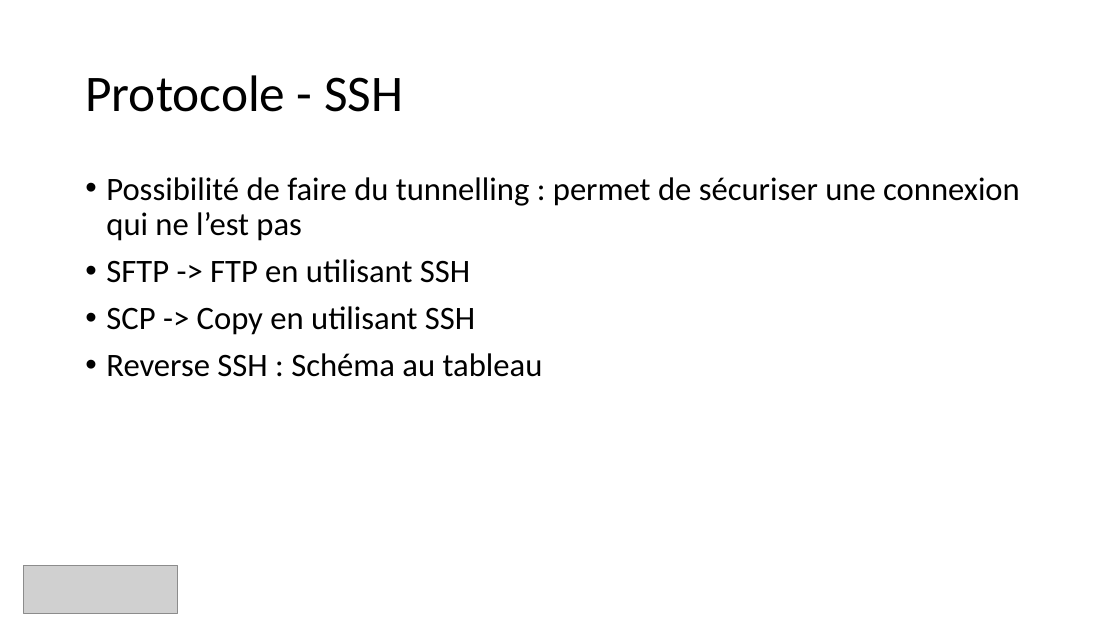
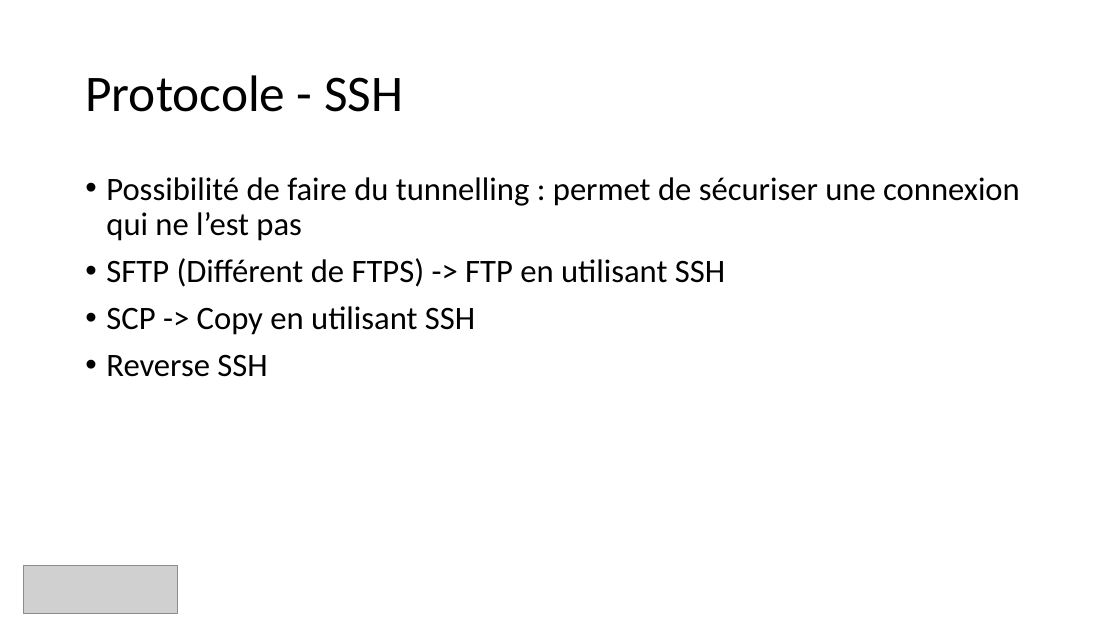
Before and after one commit to guillaume-rico/reseaux_informatiques, a slide deck: slide 24 of 01_CM/CM3 Réseaux Informatiques.pptx (slide 17 before the commit). Drawn at 1120x630 pixels with LibreOffice and Linux fonts; fonts in the diff are those of the drawing; grey boxes stand for pictures. Boxes give left, top, right and bottom in pixels: in the first picture for what was removed or moved away, otherwise in the second. Text is boxed around its words. In the diff, an @@ line names an element or a change of style, - is before the commit and + after.

```diff
--- a/01_CM/CM3 Réseaux Informatiques.pptx
+++ b/01_CM/CM3 Réseaux Informatiques.pptx
@@ text at (x1=106, y1=258, x2=725, y2=287): text changed @@
-• SFTP -> FTP en utilisant SSH
+• SFTP (Différent de FTPS) -> FTP en utilisant SSH
@@ text at (x1=106, y1=354, x2=267, y2=377): text changed @@
-• Reverse SSH : Schéma au tableau
+• Reverse SSH
```
Also in this commit, not shown: 8 other slides changed, 8 slides added, 1 slide removed, 2 other files.
